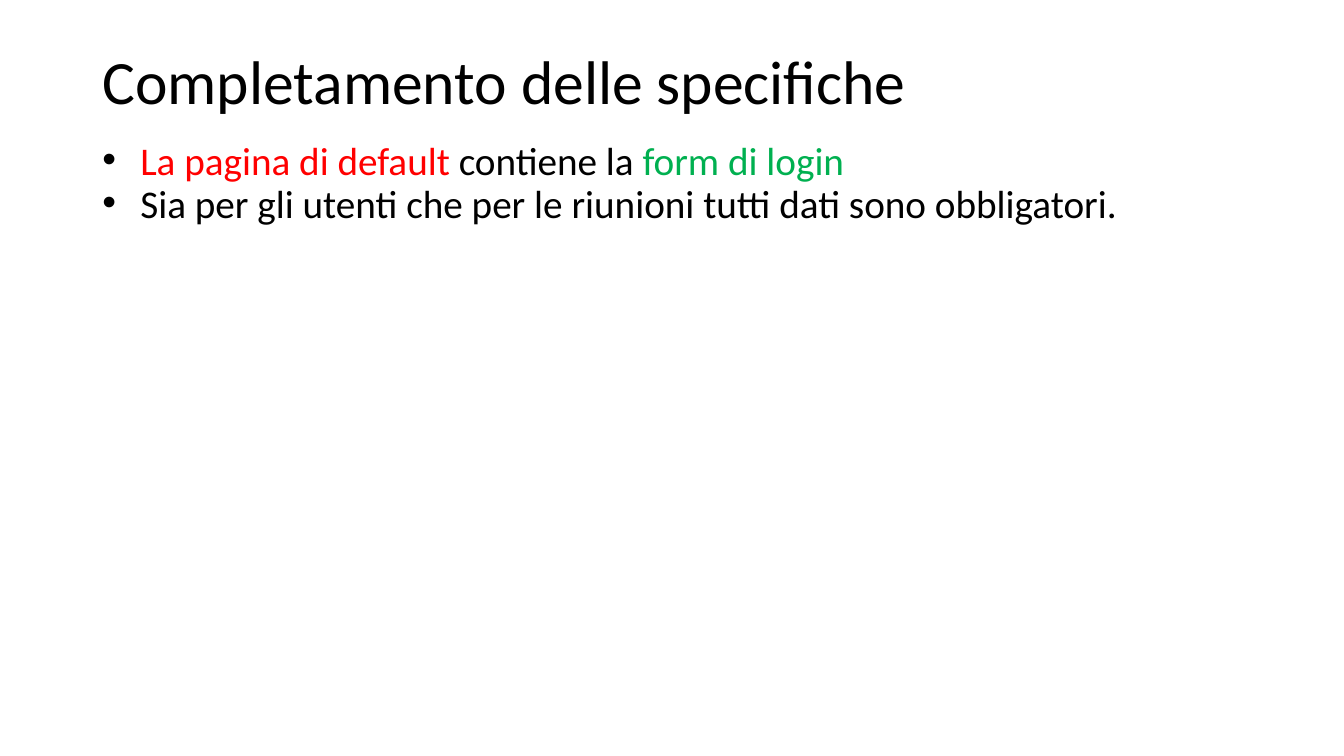
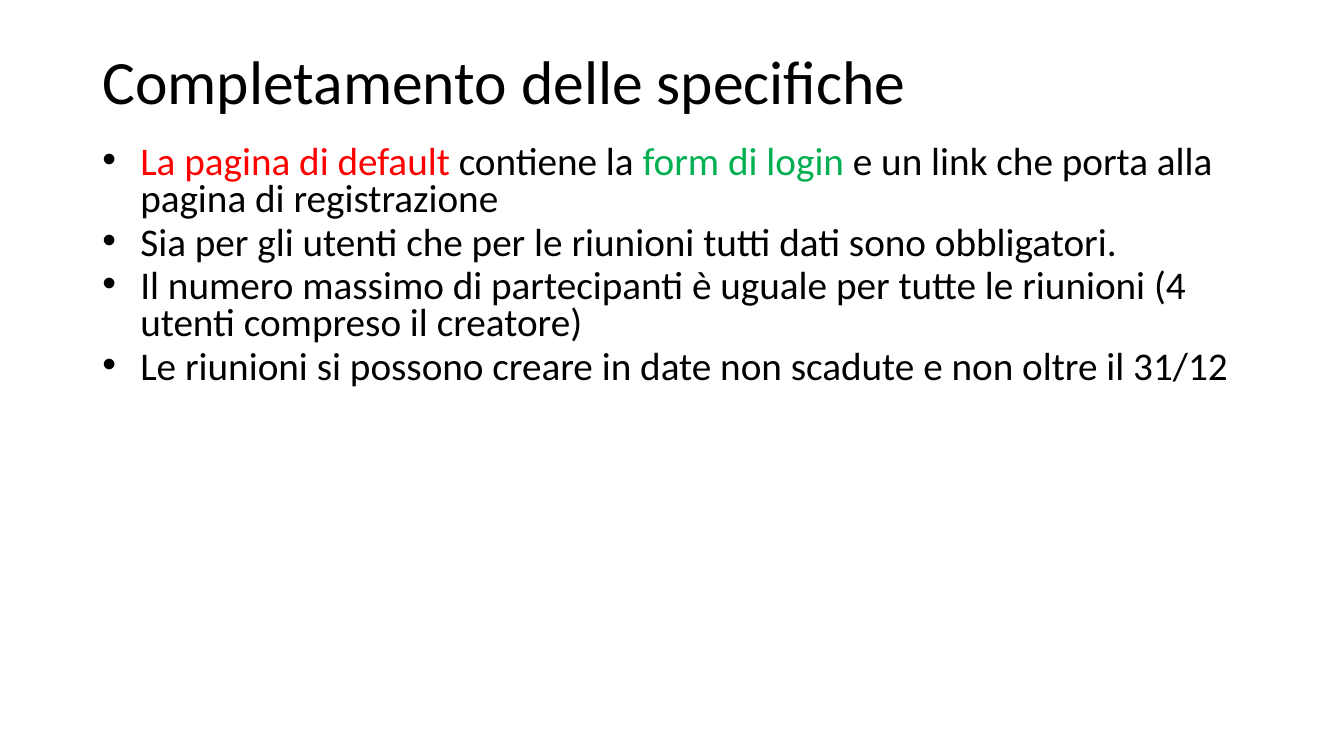
Before and after one commit to lotta98/Progetto5, a slide deck: slide 8 of ProgettoTIW.pptx. Drawn at 1344x756 pixels with LibreOffice and Linux fonts; fonts in the diff are those of the drawing. Boxes give left, top, right and bottom in pixels: in the first picture for what was removed or moved away, otherwise in the second. Text is boxed around its words. In the diff, an @@ line names an element or a change of style, - is before the commit and + after.

```diff
--- a/ProgettoTIW.pptx
+++ b/ProgettoTIW.pptx
@@ text at (x1=140, y1=147, x2=1213, y2=219): text changed; text colour #FF0000 to #000000 @@
-• La pagina di default contiene la form di login
+• La pagina di default contiene la form di login e un link che porta alla pagina di registrazione
@@ text at (x1=140, y1=270, x2=1227, y2=387): paragraphs added @@
+• Il numero massimo di partecipanti è uguale per tutte le riunioni (4 utenti compreso il creatore)
+• Le riunioni si possono creare in date non scadute e non oltre il 31/12
```
Also in this commit, not shown: 4 other slides changed.
